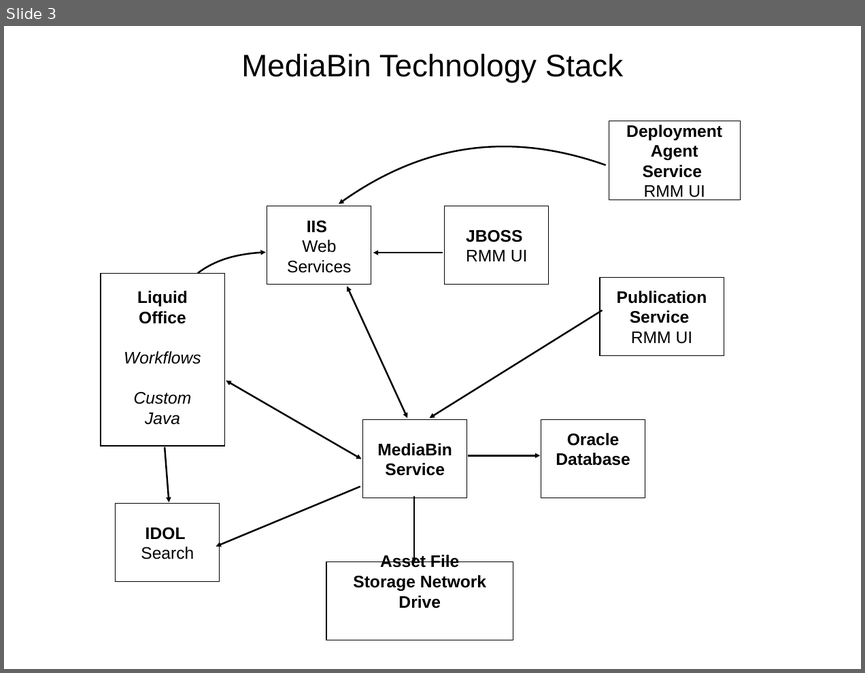
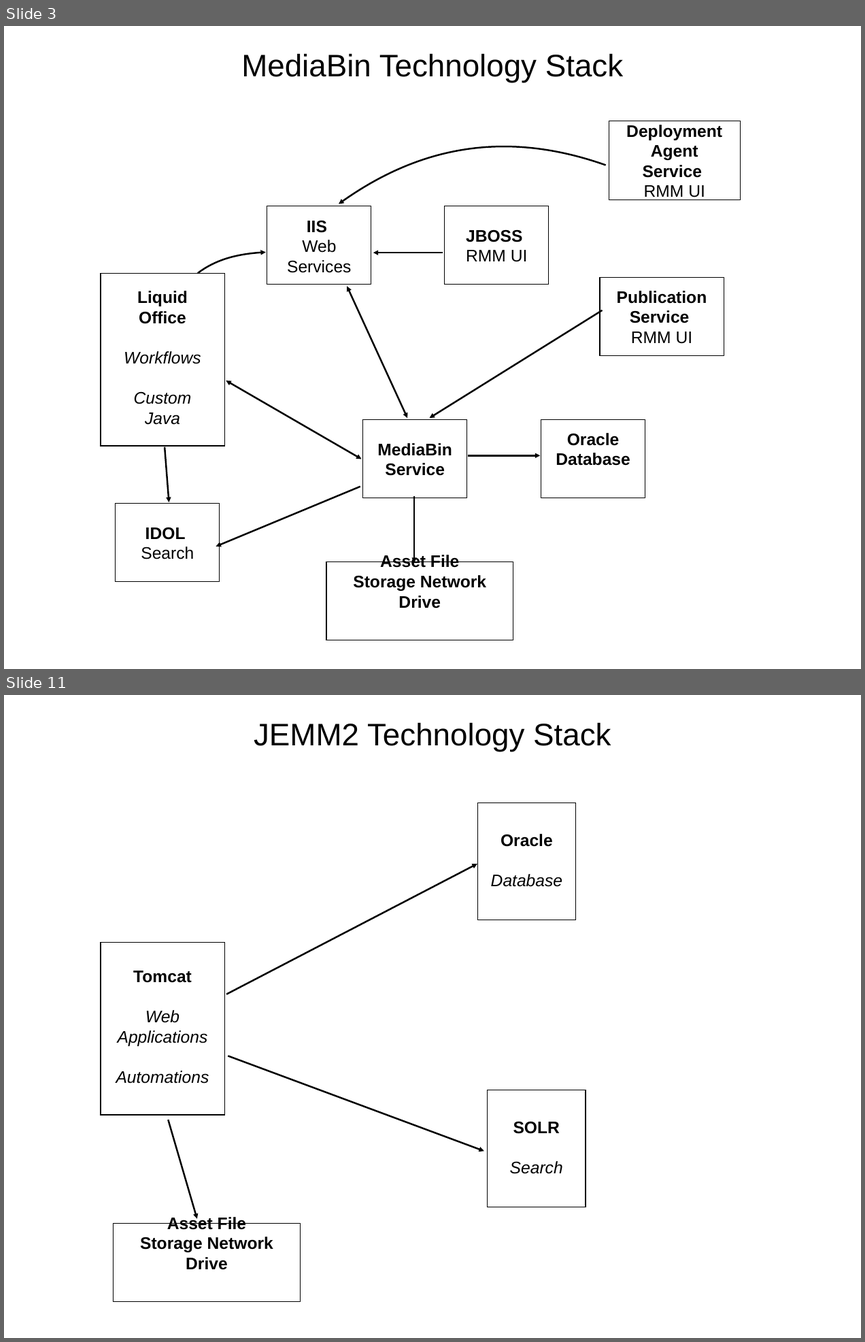
Before and after one commit to wshromoff/SOL, a slide deck: Files/Metadata_Groupings/Tables.pptx. Shown one above the other, each under a label of ours: slide 3 before the commit, slides 3 and 11 after it; the slides between them are not shown. The pictures are 865x673 and 865x1342 pixels, drawn with LibreOffice and Linux fonts; fonts in the diff are those of the drawing. Boxes give left, top, right and bottom in pixels: in the first picture for what was removed or moved away, otherwise in the second. Text is boxed around its words. In the diff, an @@ line names an element or a change of style, - is before the commit and + after.

```diff
--- a/Files/Metadata_Groupings/Tables.pptx
+++ b/Files/Metadata_Groupings/Tables.pptx
@@ slide 11 added at (4, 695, 861, 1338), background #FFFFFF @@
@@ title added at (254, 723, 611, 751), 37.2 pt, text #000000 @@
+JEMM2 Technology Stack
@@ rectangle added at (477, 803, 576, 920), outline #000000 1 pt @@
@@ text added at (491, 834, 562, 887), 20 pt, text #000000, italic @@
+Oracle
+Database
@@ arrow added from (226, 994) to (477, 864), #000000 2 pt @@
@@ rectangle added at (101, 943, 224, 1115), outline #000000 1 pt @@
@@ text added at (116, 970, 209, 1083), 20 pt, text #000000, italic @@
+Tomcat
+Web Applications
+Automations
@@ arrow added from (228, 1056) to (484, 1151), #000000 2 pt @@
@@ rectangle added at (487, 1089, 585, 1206), outline #000000 1 pt @@
@@ arrow added from (168, 1120) to (197, 1219), #000000 2 pt @@
@@ text added at (510, 1121, 563, 1174), 20 pt, text #000000, italic @@
+SOLR
+Search
@@ rectangle added at (113, 1223, 300, 1302), outline #000000 1 pt @@
@@ text added at (140, 1215, 273, 1270), 20 pt, text #000000, bold @@
+Asset File Storage Network Drive
```
Also in this commit, not shown: 2 slides changed, 7 other slides added, 1 other file.
